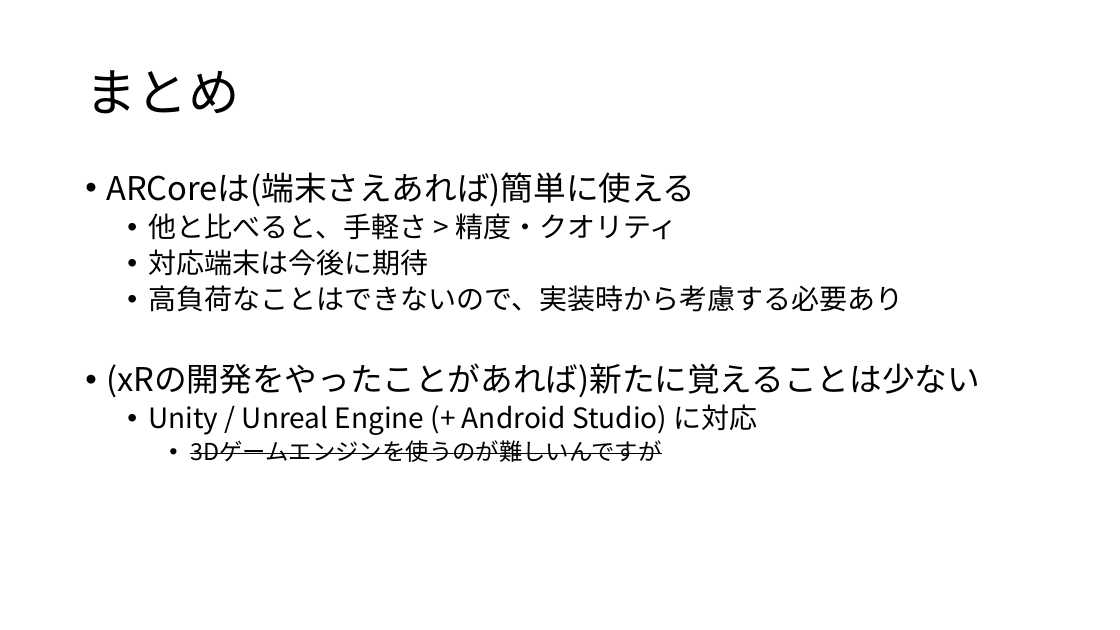
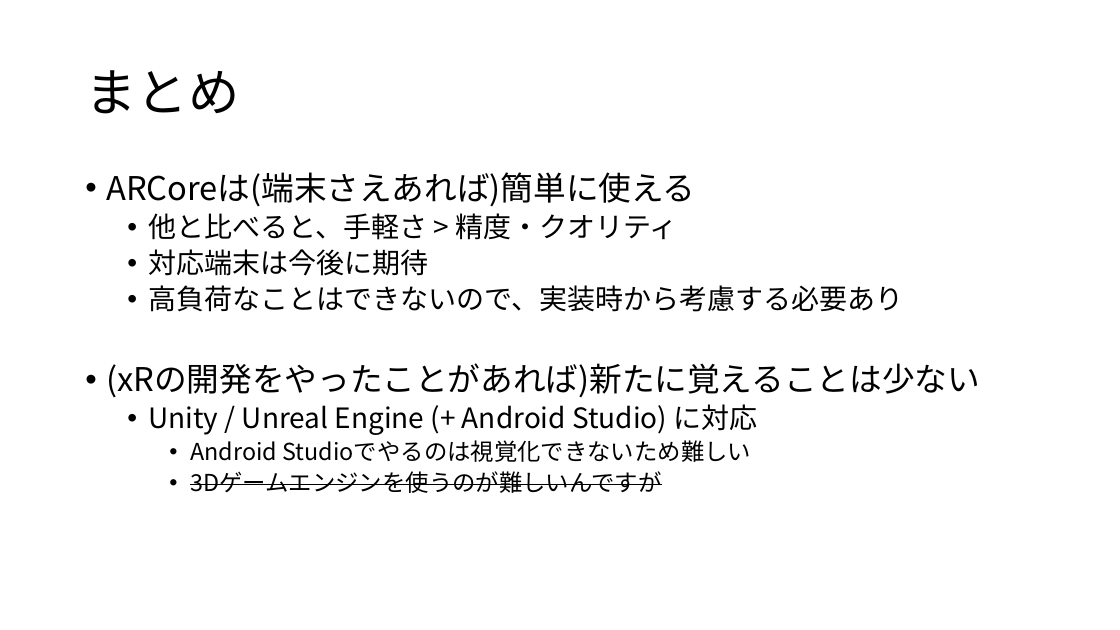
Before and after one commit to tmyoas/ARCore1_0_release_Sample, a slide deck: slide 9 of ARCore.pptx. Drawn at 1120x630 pixels with LibreOffice and Linux fonts; fonts in the diff are those of the drawing. Boxes give left, top, right and bottom in pixels: in the first picture for what was removed or moved away, otherwise in the second. Text is boxed around its words. In the diff, an @@ line names an element or a change of style, - is before the commit and + after.

Commit message:
update pptx

```diff
--- a/ARCore.pptx
+++ b/ARCore.pptx
@@ text at (190,440,751,462): paragraph added @@
+    • Android Studioでやるのは視覚化できないため難しい
```
Also in this commit, not shown: 1 other slide changed.
